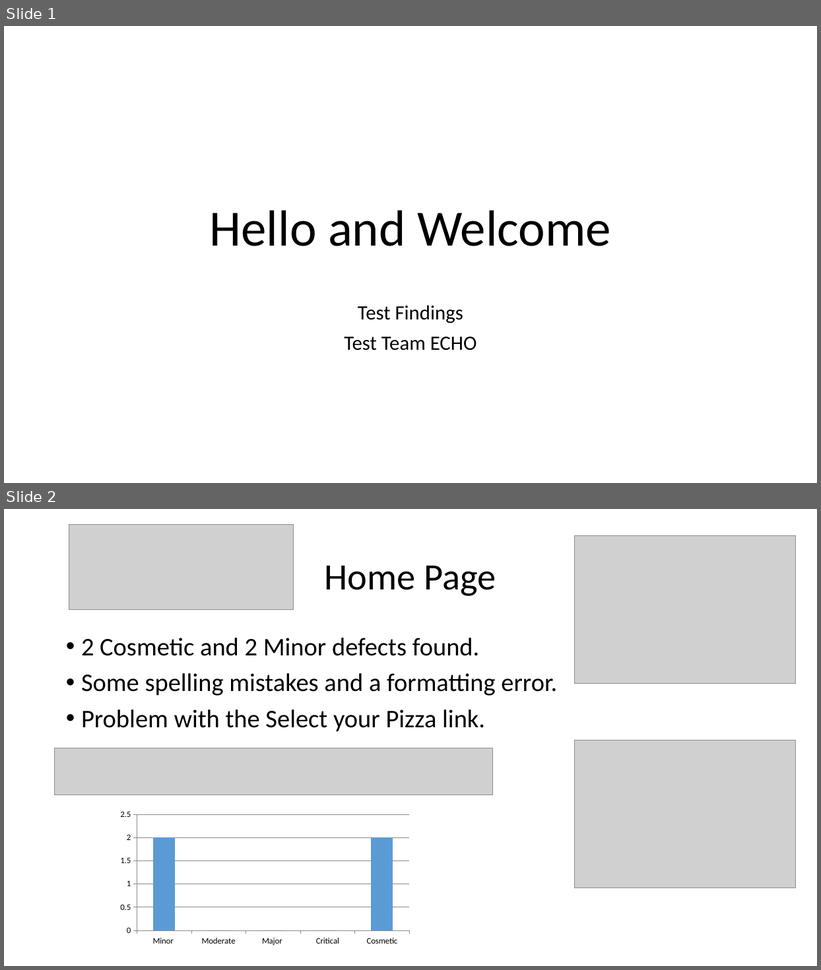
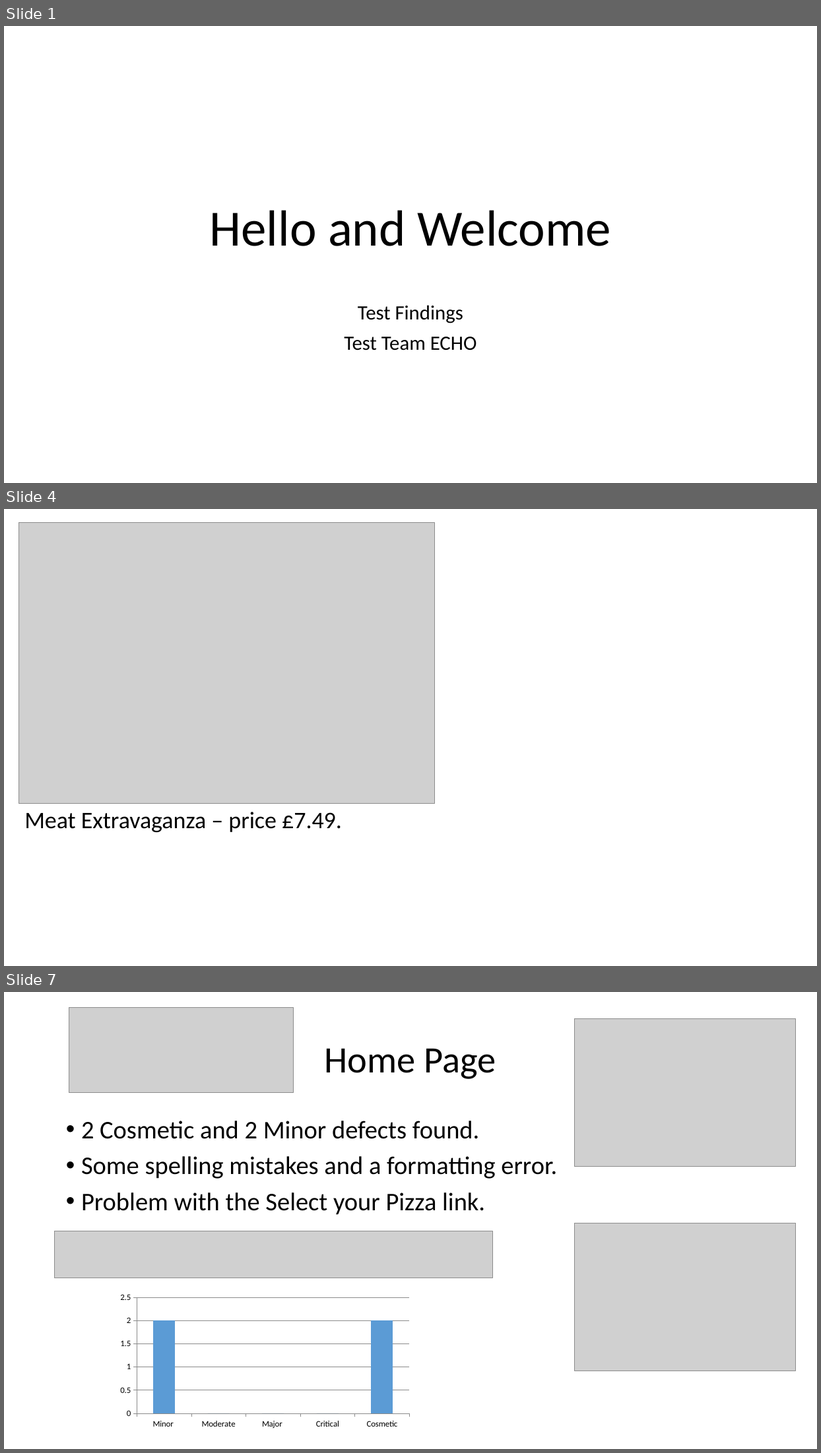
Before and after one commit to KevinOHare/Software-Testing-And-Verification, a slide deck: Presentation/Echo_Presentation.pptx. Shown one above the other, each under a label of ours: slides 1 and 2 before the commit, slides 1, 4 and 7 after it; the slides between them are not shown. The pictures are 821x970 and 821x1453 pixels, drawn with LibreOffice and Linux fonts; fonts in the diff are those of the drawing; grey boxes stand for pictures. Boxes give left, top, right and bottom in pixels: in the first picture for what was removed or moved away, otherwise in the second. Text is boxed around its words. In the diff, an @@ line names an element or a change of style, - is before the commit and + after.

```diff
--- a/Presentation/Echo_Presentation.pptx
+++ b/Presentation/Echo_Presentation.pptx
@@ slide 4 added at (4, 509, 817, 966), background #FFFFFF @@
@@ picture added at (19, 522, 435, 803) @@
@@ text added at (24, 812, 342, 832), 28 pt, text #000000 @@
+Meat Extravaganza – price £7.49.
@@ what was slide 2 is now slide 7 @@
```
Also in this commit, not shown: 4 other slides added, 1 slide removed.
